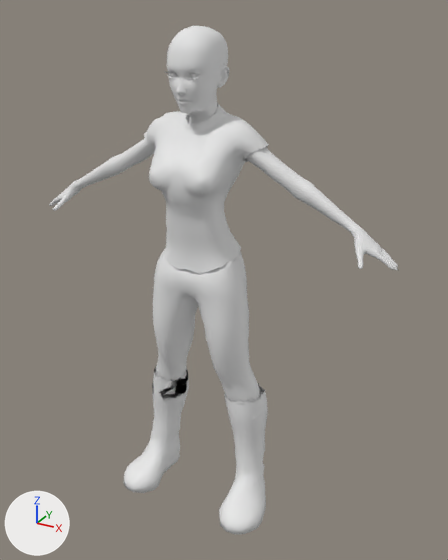
Renders of the FBX model Starbloom/Assets/_Main/Characters/Female1/Models/Female1.fbx from each side of a commit.
The view is the same before and after, from a 50 mm lens placed at (1.091, -1.848, 1.86), pointed at (0.082, -0.014, 0.943). Lighting does not change. The marker at lower left points along +X, +Y and +Z. Where no turn or scale is listed for an object, it has been applied to the vertices.

Names of what the first picture shows: 'Fem_shirt_1', 'Main Body', 'Pants_1', 'boots_1.001'.
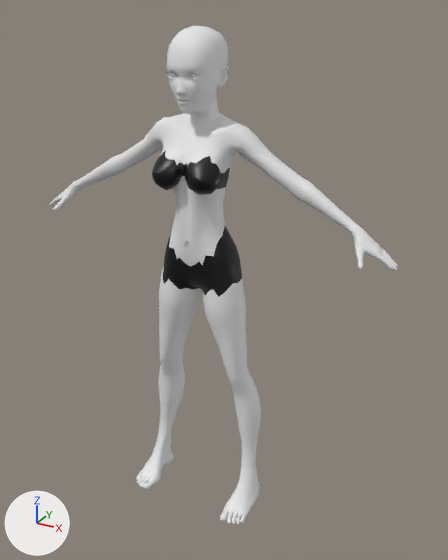
Edits to the scene script, one JSON object a line:
```json
{"op": "remove", "block": "ob_pants_1", "code": ["ob_pants_1 = bpy.data.objects.new('Pants_1', me_untitled_003)", "ob_pants_1.location = (0.0, -0.076, 0.0)"]}
{"op": "remove", "block": "ob_fem_shirt_1", "code": ["ob_fem_shirt_1 = bpy.data.objects.new('Fem_shirt_1', me_untitled)", "ob_fem_shirt_1.location = (0.0, -0.093, 0.032)"]}
{"op": "remove", "block": "ob_boots_1_001", "code": ["ob_boots_1_001 = bpy.data.objects.new('boots_1.001', me_untitled_002)", "ob_boots_1_001.location = (0.0, -0.094, 0.0)"]}
```

Pixel boxes (x1, y1, x2, y2) of what changed, in the pictures (448 x 560 px):
```json
{"object": "Fem_shirt_1", "change": "deleted", "before": [143, 102, 269, 274]}
{"object": "Pants_1", "change": "deleted", "before": [153, 249, 261, 402]}
{"object": "boots_1.001", "change": "deleted", "before": [123, 367, 268, 534]}
{"object": "Main Body", "change": "unchanged, uncovered by the edit", "before": [49, 26, 398, 270], "after": [49, 26, 398, 524]}
```
